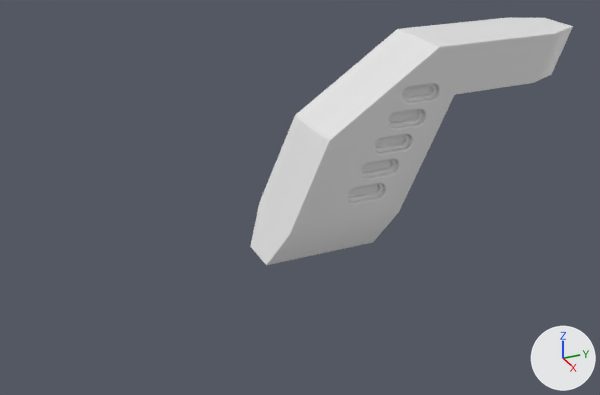
Before and after pictures for a commit that changed the Blender file Scifungun_Modelling_057_UnwrapStart.blend.
Camera for both pictures: a 50 mm lens placed at (1.064, -1.821, 0.329), pointed at (-0.024, -1.331, -0.215). The axes (+X, +Y, +Z) are drawn at lower right. The lights are the same throughout.

In view in the first picture: 'Body.042'.
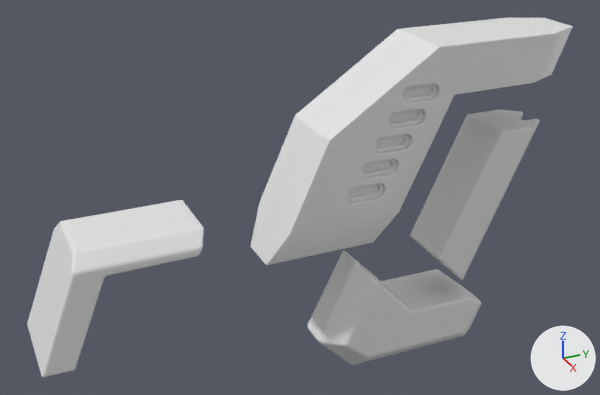
Changed parts and their boxes (x1, y1, x2, y2) in the pictures (600 x 395 px):
'Body.035', shown: after (27, 200, 204, 377)
'Body.049', shown: after (307, 251, 481, 365)
'Body.040', shown: after (410, 110, 540, 280)

The change, as a diff of the scene's bpy script:
```diff
--- a/Scifungun_Modelling_057_UnwrapStart.blend.py
+++ b/Scifungun_Modelling_057_UnwrapStart.blend.py
@@ ob_body_035 @@
 _m = ob_body_035.modifiers.new('WeightedNormal', 'WEIGHTED_NORMAL')
 _m.keep_sharp = True
-ob_body_035.hide_set(True)
@@ ob_body_040 @@
 _m = ob_body_040.modifiers.new('WeightedNormal', 'WEIGHTED_NORMAL')
 _m.keep_sharp = True
-ob_body_040.hide_set(True)
@@ ob_body_049 @@
 _m = ob_body_049.modifiers.new('WeightedNormal.001', 'WEIGHTED_NORMAL')
 _m.keep_sharp = True
-ob_body_049.hide_set(True)
```
